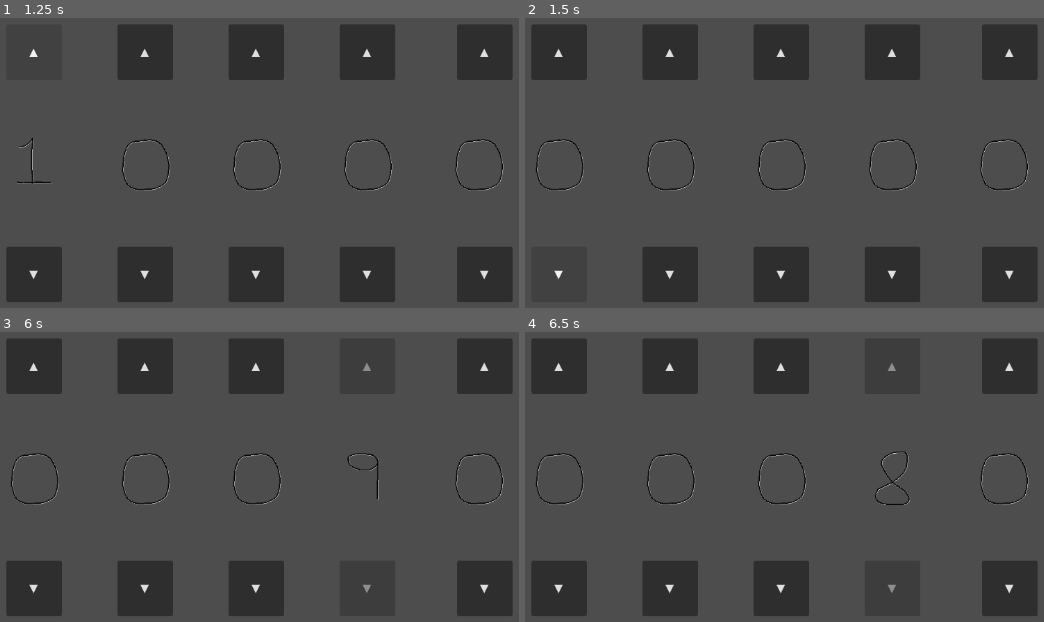
Above: before the commit, frames 1-4 (two rows, left to right).
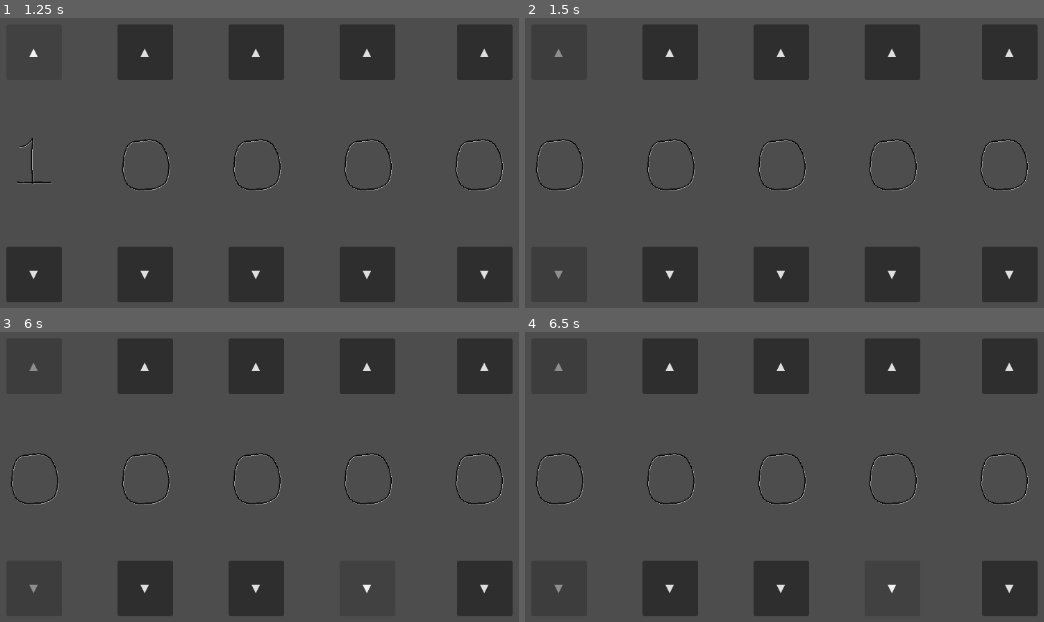
Above: after the commit, the same moments.

Repository: DepressoExpressoBoi/Godot-Wild-Jam-Signal
Game: Godot game, scene res://scenes/puzzle_scenes/puzzle_number_game.tscn
Two runs of this game, one before a commit and one after it. Both use one fixed random seed, a clock stepped at 60 frames per second and the inputs below. This scene is started directly instead of the project's main scene.
Inputs:
- Up to frame 1 (1.25 s): click "▲" at 0.5 s
- Up to frame 2 (1.5 s): click "▼" at 1.25 s
- Up to frame 3 (6 s): click "▲" at 2 s; click "▼" at 2.75 s; click "▲" at 3.5 s; click "▼" at 4.25 s; click "▲" at 5 s; click "▼" at 5.75 s
- Up to frame 4 (6.5 s): no input

Frame 1 is identical in both runs. In frame 2, less than 0.1% of the frame differs, in the area x 5-8%, y 10-90%; in frame 3, 0.4%; in frame 4, 0.4%, in the area x 5-76%, y 10-90%.
Error before the commit: Invalid call to function 'is_playing' in base 'AnimatedSprite2D'. Expected 0 argument(s). (res://scripts/puzzle_scripts/puzzle_number_game.gd:171)

Commit message:
making changes for the number

Diff:
--- a/scenes/puzzle_scenes/puzzle_number_game.tscn
+++ b/scenes/puzzle_scenes/puzzle_number_game.tscn
@@ -166,12 +166,8 @@
 offset_right = 934.0
 offset_bottom = 500.0
 
-[connection signal="button_down" from="buttonUp1" to="." method="_on_button_up_1_button_down"]
-[connection signal="button_up" from="buttonUp1" to="." method="_on_button_up_1_button_up"]
 [connection signal="pressed" from="buttonUp1" to="." method="_on_button_up_1_pressed"]
 [connection signal="frame_changed" from="AnimatedSprite2D" to="." method="_on_animated_sprite_2d_frame_changed"]
-[connection signal="button_down" from="buttonDown1" to="." method="_on_button_down_1_button_down"]
-[connection signal="button_up" from="buttonDown1" to="." method="_on_button_down_1_button_up"]
 [connection signal="pressed" from="buttonDown1" to="." method="_on_button_down_1_pressed"]
 [connection signal="button_down" from="buttonUp2" to="." method="_on_button_up_2_button_down"]
 [connection signal="button_up" from="buttonUp2" to="." method="_on_button_up_2_button_up"]
--- a/scripts/puzzle_scripts/puzzle_number_game.gd
+++ b/scripts/puzzle_scripts/puzzle_number_game.gd
@@ -1,97 +1,61 @@
 extends Control
 
-var numbers = []
-
-# for manually changing the puzzle answers
-var slot_1_answer = 5
+@onready var slot_1_answer: int = $AnimatedSprite2D.frame
 var slot_2_answer = 4
 var slot_3_answer = 2
 var slot_4_answer = 9
 var slot_5_answer = 6
 
+var numbers = []
+
+var changeNumber1 = 0
+var changeNumber2 = 0
+var changeNumber3 = 0
+var changeNumber4= 0
+var changeNumber5 = 0
+
 func _ready():
-	numbers.append("res://assets/number0.png")
-	numbers.append("res://assets/number1.png")
-	numbers.append("res://assets/number2.png")
-	numbers.append("res://assets/number3.png")
-	numbers.append("res://assets/number4.png")
-	numbers.append("res://assets/number5.png")
-	numbers.append("res://assets/number6.png")
-	numbers.append("res://assets/number7.png")
-	numbers.append("res://assets/number8.png")
-	numbers.append("res://assets/number9.png")
 	#--------------------------[button 1 slot 1]---------------------------------------
 
 	# making button 1 up, t.c.
 	var upButton1 = $buttonUp1
 	upButton1.text = "▲"
-	upButton1.pressed.connect(_on_button_up_1_button_down)
-	upButton1.pressed.connect(_on_button_up_1_button_up)
-	add_child(upButton1)
-
 
 	# making the down button 1, t.c
 	var downButton1 = $buttonDown1
 	downButton1.text = "▼"
-	downButton1.pressed.connect(_on_button_down_1_button_down)
-	downButton1.pressed.connect(_on_button_down_1_button_up)
-	add_child(downButton1)
 
 #--------------------------[button 2 slot 2]---------------------------------------
 
 	var upButton2 = $buttonUp2
 	upButton2.text = "▲"
-	upButton2.pressed.connect(_on_button_up_2_button_down)
-	upButton2.pressed.connect(_on_button_up_2_button_up)
-	add_child(upButton2)
 
 	var downButton2 = $buttonDown2
 	downButton2.text = "▼"
-	downButton2.pressed.connect(_on_button_down_2_button_down)
-	downButton2.pressed.connect(_on_button_down_2_button_up)
-	add_child(downButton2)
 
 #--------------------------[button 3 slot 3]---------------------------------------
 
 	var upButton3 = $buttonUp3
 	upButton3.text = "▲"
-	upButton3.pressed.connect(_on_button_up_3_button_down)
-	upButton3.pressed.connect(_on_button_up_3_button_up)
-	add_child(upButton3)
 
 	var downButton3 = $buttonDown3
 	downButton3.text = "▼"
-	downButton3.pressed.connect(_on_button_down_3_button_down)
-	downButton3.pressed.connect(_on_button_down_3_button_up)
-	add_child(downButton3)
 
 #--------------------------[button 4 slot 4]---------------------------------------
 
 	var upButton4 = $buttonUp4
 	upButton4.text = "▲"
-	upButton4.pressed.connect(_on_button_up_4_button_down)
-	upButton4.pressed.connect(_on_button_up_4_button_up)
-	add_child(upButton4)
 
 	var downButton4 = $buttonDown4
 	downButton4.text = "▼"
-	downButton4.pressed.connect(_on_button_down_4_button_down)
-	downButton4.pressed.connect(_on_button_down_4_button_up)
-	add_child(downButton4)
 
 #--------------------------[button 5 slot 5]---------------------------------------
 
 	var upButton5 = $buttonUp5
 	upButton5.text = "▲"
-	upButton5.pressed.connect(_on_button_up_5_button_down)
-	upButton5.pressed.connect(_on_button_up_5_button_up)
-	add_child(upButton5)
 
 	var downButton5 = $buttonDown5
 	downButton5.text = "▼"
-	downButton5.pressed.connect(_on_button_down_5_button_down)
-	downButton5.pressed.connect(_on_button_down_5_button_up)
-	add_child(downButton4)
 
 
 
@@ -103,104 +67,101 @@
 
 #--------------------------[button 1 up slot 1]---------------------------------------
 
-func _on_button_up_1_button_up() -> void:
-	$AnimatedSprite2D.pause()
-
-
-func _on_button_up_1_button_down() -> void:
-	$AnimatedSprite2D.play("number_lock")
+func _on_button_up_1_pressed() -> void:
+	if changeNumber1 <= 9:
+		changeNumber1 += 1
+	else:
+		changeNumber1 = 0
+	$AnimatedSprite2D.frame = changeNumber1
+
 
 
 #--------------------------[button 1 down slot 1]---------------------------------------
 
-func _on_button_down_1_button_up() -> void:
-	$AnimatedSprite2D.pause()
-
-
-func _on_button_down_1_button_down() -> void:
-	$AnimatedSprite2D.play_backwards("number_lock")
+func _on_button_down_1_pressed() -> void:
+	if changeNumber1 >= 0:
+		changeNumber1 -= 1
+	else:
+		changeNumber1 = 9
+	$AnimatedSprite2D.frame = changeNumber1
 
 
 #--------------------------[button 2 up slot 2]---------------------------------------
 
-func _on_button_up_2_button_up() -> void:
-	$AnimatedSprite2D2.pause()
-
-
-func _on_button_up_2_button_down() -> void:
-	$AnimatedSprite2D2.play("number_lock")
-
+func _on_button_up_2_pressed() -> void:
+	if changeNumber2 <= 9:
+		changeNumber2 += 1
+	else:
+		changeNumber2 = 0
+	$AnimatedSprite2D.frame = changeNumber2
 
 #--------------------------[button 2 down slot 2]---------------------------------------
 
-func _on_button_down_2_button_up() -> void:
-	$AnimatedSprite2D2.pause()
-
-
-func _on_button_down_2_button_down() -> void:
-	$AnimatedSprite2D2.play_backwards("number_lock")
+func _on_button_down_2_pressed() -> void:
+	if changeNumber2 >= 0:
+		changeNumber2 -= 1
+	else:
+		changeNumber2 = 9
+	$AnimatedSprite2D.frame = changeNumber2
 
 
 #--------------------------[button 3 up slot 3]---------------------------------------
 
-func _on_button_up_3_button_up() -> void:
-	$AnimatedSprite2D3.pause()
-
-
-func _on_button_up_3_button_down() -> void:
-	$AnimatedSprite2D3.play("number_lock")
+func _on_button_up_3_pressed() -> void:
+	if changeNumber3 <= 9:
+		changeNumber3 += 1
+	else:
+		changeNumber3 = 0
+	$AnimatedSprite2D.frame = changeNumber3
 
 
 #--------------------------[button 3 down slot 3]---------------------------------------
 
-func _on_button_down_3_button_up() -> void:
-	$AnimatedSprite2D3.pause()
-
-
-func _on_button_down_3_button_down() -> void:
-	$AnimatedSprite2D3.play_backwards("number_lock")
+func _on_button_down_3_pressed() -> void:
+	if changeNumber3 >= 0:
+		changeNumber3 -= 1
+	else:
+		changeNumber3 = 9
+	$AnimatedSprite2D.frame = changeNumber3
 
 
 #--------------------------[button 4 up slot 4]---------------------------------------
 
-func _on_button_up_4_button_up() -> void:
-	$AnimatedSprite2D4.pause()
-
-
-func _on_button_up_4_button_down() -> void:
-	if $AnimatedSprite2D4.is_playing("number_lock"):
-		if $buttonUp4.disabled != true:
-			$AnimatedSprite2D4.play("number_lock")
-
+func _on_button_up_4_pressed() -> void:
+	if changeNumber4 <= 9:
+		changeNumber4 += 1
+	else:
+		changeNumber4 = 0
+	$AnimatedSprite2D.frame = changeNumber4
 
 #--------------------------[button 4 down slot 4]---------------------------------------
 
-func _on_button_down_4_button_up() -> void:
-	$AnimatedSprite2D4.pause()
-
-
-func _on_button_down_4_button_down() -> void:
-	$AnimatedSprite2D4.play_backwards("number_lock")
-
+func _on_button_down_4_pressed() -> void:
+	if changeNumber4 >= 0:
+		changeNumber4 -= 1
+	else:
+		changeNumber4 = 9
+	$AnimatedSprite2D.frame = changeNumber4
 
 #--------------------------[button 5 up slot 5]---------------------------------------
 
-func _on_button_up_5_button_up() -> void:
-	$AnimatedSprite2D5.pause()
-
-
-func _on_button_up_5_button_down() -> void:
-	$AnimatedSprite2D5.play("number_lock")
+func _on_button_up_5_pressed() -> void:
+	if changeNumber5 <= 9:
+		changeNumber5 += 1
+	else:
+		changeNumber5 = 0
+	$AnimatedSprite2D.frame = changeNumber5
 
 
 #--------------------------[button 5 down slot 5]---------------------------------------
 
-func _on_button_down_5_button_up() -> void:
-	$AnimatedSprite2D5.pause()
-
-
-func _on_button_down_5_button_down() -> void:
-	$AnimatedSprite2D5.play_backwards("number_lock")
+func _on_button_down_5_pressed() -> void:
+	if changeNumber5 >= 0:
+		changeNumber5 -= 1
+	else:
+		changeNumber5 = 9
+	$AnimatedSprite2D.frame = changeNumber5
+
 
 
 #-----------------------[animation logic slot 1]-----------------------------------
@@ -269,21 +230,3 @@
 			$buttonUp5.disabled = true
 			$buttonDown5.disabled = true
 	print("slot 5 on frame ", $AnimatedSprite2D5.frame)
-
-var changeNumber = 0
-var currentNumber
-
-func _on_button_up_1_pressed() -> void:
-	if changeNumber <= 9:
-		changeNumber += 1
-	else:
-		changeNumber = 0
-	$AnimatedSprite2D.frame = changeNumber
-
-
-func _on_button_down_1_pressed() -> void:
-	if changeNumber >= 0:
-		changeNumber -= 1
-	else:
-		changeNumber = 9
-	$AnimatedSprite2D.frame = changeNumber
